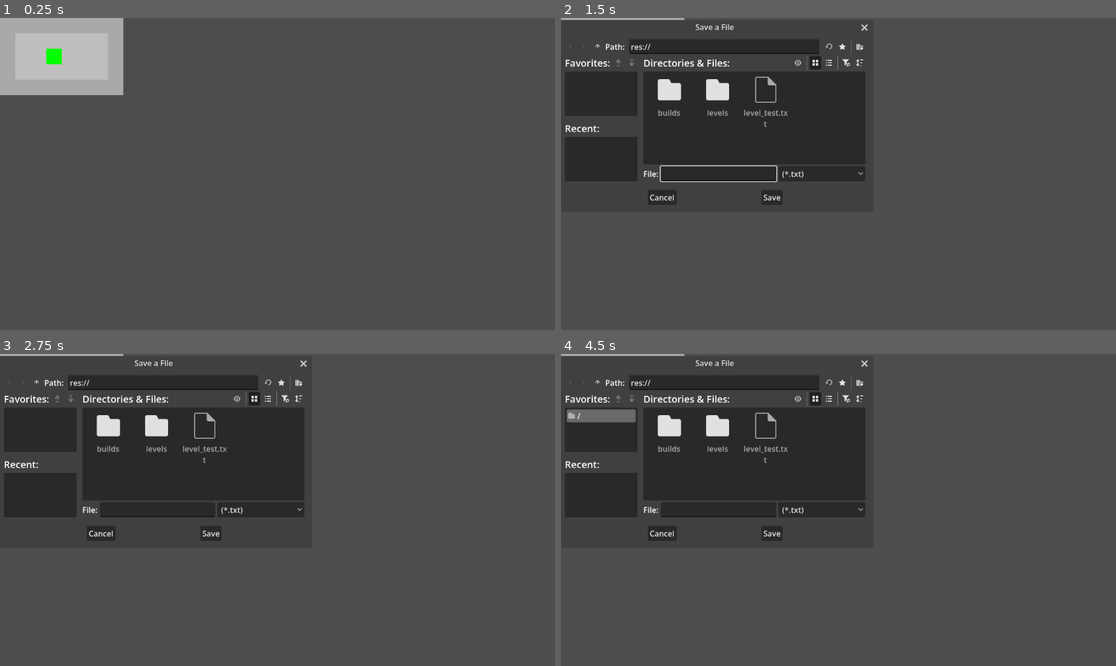
Above: before the commit, frames 1-4 (two rows, left to right).
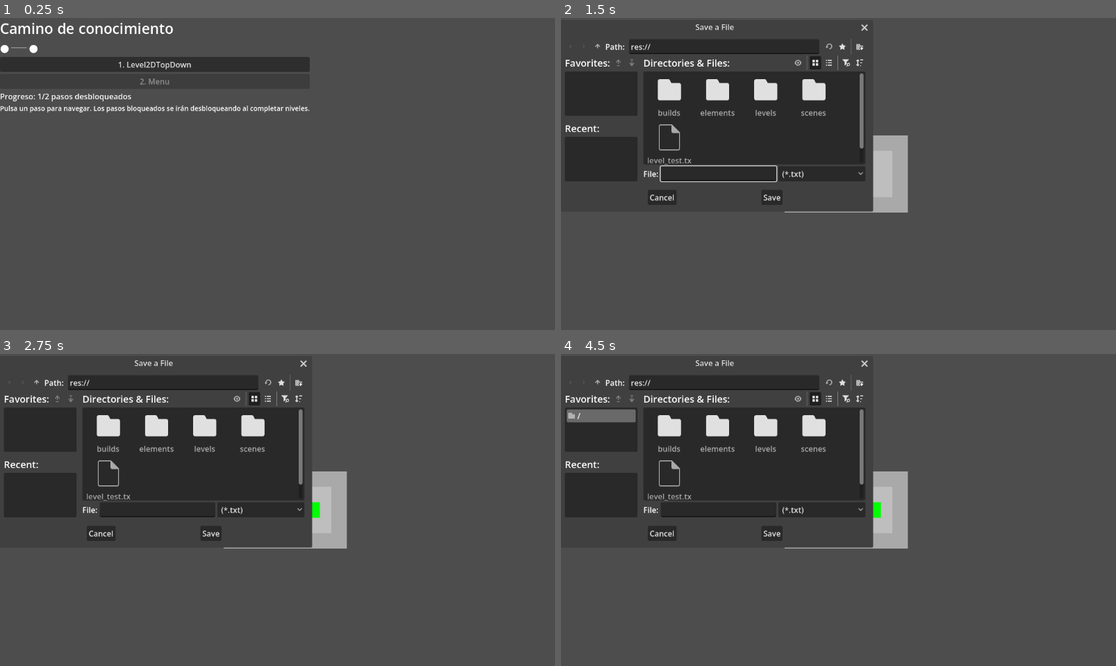
Above: after the commit, the same moments.

Repository: raultm/learn-godot
Game: Godot game, scene res://scenes/001-menu/menu.tscn
Two runs of this game, one before a commit and one after it. Both use one fixed random seed, a clock stepped at 60 frames per second and the inputs below. Before the commit the project starts from res://Level2DTopDown.tscn.
Inputs (mouse positions are in pixels of both pictures, inside the frame that each line leads up to):
- Up to frame 1 (0.25 s): no input
- Up to frame 2 (1.5 s): click (716, 64) at 0.5 s, where only the run after the commit has a clickable "1. Level2DTopDown"; tap Enter at 1.25 s; hold Right (ui_right) from 1.28 s (still down); tap L at 1.35 s
- Up to frame 3 (2.75 s): release Right (ui_right) at 2 s; click (38, 382) at 2 s
- Up to frame 4 (4.5 s): click (599, 382) at 2.75 s; click (827, 382) at 3.5 s; click (844, 382) at 4.25 s

The runs differ from the first frame. In frame 1, 7.9% of the frame differs, in the area x 0-56%, y 0-31%; in frame 2, 2.9%; in frame 3, 2.9%; in frame 4, 2.9%.

Commit message:
chore: :art: Estructuro en carpetas las escenas y ahora en el menu muestro las escenas

Diff:
--- a/Level2DTopDown.tscn
+++ /dev/null
@@ -1,7 +0,0 @@
-[gd_scene format=3 uid="uid://wh5an774241u"]
-
-[ext_resource type="Script" uid="uid://dgppwf11fshsp" path="res://level_2d_top_down.gd" id="1_tv8y1"]
-
-[node name="Level2dTopDown" type="Node2D" unique_id=655948461]
-script = ExtResource("1_tv8y1")
-level_path = "res://levels/level_01.txt"
--- /dev/null
+++ b/elements/Camera2d/SmartCamera2D.gd
@@ -0,0 +1,35 @@
+extends Camera2D
+
+@export var look_ahead_distance : float = 80
+@export var look_ahead_speed : float = 4
+@export var smoothing_speed : float = 5
+
+var player : CharacterBody2D
+var look_offset := Vector2.ZERO
+
+func _ready():
+	position_smoothing_enabled = true
+	position_smoothing_speed = smoothing_speed
+
+	drag_horizontal_enabled = true
+	drag_vertical_enabled = true
+
+	drag_left_margin = 0.2
+	drag_right_margin = 0.2
+	drag_top_margin = 0.2
+	drag_bottom_margin = 0.2
+
+
+func _process(delta):
+	if player == null:
+		return
+
+	var dir = player.velocity.normalized()
+
+	if dir.length() > 0:
+		var target = dir * look_ahead_distance
+		look_offset = look_offset.lerp(target, delta * look_ahead_speed)
+	else:
+		look_offset = look_offset.lerp(Vector2.ZERO, delta * look_ahead_speed)
+
+	offset = look_offset
--- /dev/null
+++ b/elements/Camera2d/SmartCamera2D.tscn
@@ -0,0 +1,3 @@
+[gd_scene format=3 uid="uid://dxc7eg8fj8c0q"]
+
+[node name="SmartCamera2d" type="Node2D" unique_id=1245345697]
--- a/menu.gd
+++ /dev/null
@@ -1,16 +0,0 @@
-extends Control
-
-
-# Called when the node enters the scene tree for the first time.
-func _ready() -> void:
-	pass # Replace with function body.
-
-
-# Called every frame. 'delta' is the elapsed time since the previous frame.
-func _process(delta: float) -> void:
-	pass
-
-
-func _on_inicio_pressed() -> void:
-	# get_tree().change_scene_to_file("res://menu.tscn")
-	print("Inicio pressed")
--- a/menu.tscn
+++ /dev/null
@@ -1,40 +0,0 @@
-[gd_scene format=3 uid="uid://vaymtpbjbg4b"]
-
-[ext_resource type="Script" uid="uid://h3qpltiqtdcs" path="res://menu.gd" id="1_lti8b"]
-
-[sub_resource type="StyleBoxFlat" id="StyleBoxFlat_vsb4k"]
-bg_color = Color(0.6, 0.3137255, 0.49803922, 1)
-corner_radius_top_left = 16
-corner_radius_top_right = 16
-corner_radius_bottom_right = 16
-corner_radius_bottom_left = 16
-shadow_color = Color(4907.2007, 0, 0, 0.6)
-shadow_offset = Vector2(0, 4)
-
-[node name="Menu" type="Control" unique_id=1902162039]
-layout_mode = 3
-anchors_preset = 15
-anchor_right = 1.0
-anchor_bottom = 1.0
-grow_horizontal = 2
-grow_vertical = 2
-script = ExtResource("1_lti8b")
-
-[node name="Button" type="Button" parent="." unique_id=2110945972]
-layout_mode = 1
-anchors_preset = 8
-anchor_left = 0.5
-anchor_top = 0.5
-anchor_right = 0.5
-anchor_bottom = 0.5
-offset_left = -76.5
-offset_top = -19.0
-offset_right = 76.5
-offset_bottom = 19.0
-grow_horizontal = 2
-grow_vertical = 2
-theme_override_font_sizes/font_size = 32
-theme_override_styles/normal = SubResource("StyleBoxFlat_vsb4k")
-text = "Inicio"
-
-[connection signal="pressed" from="Button" to="." method="_on_inicio_pressed"]
--- a/project.godot
+++ b/project.godot
@@ -11,7 +11,7 @@
 [application]
 
 config/name="learn-godot"
-run/main_scene="uid://wh5an774241u"
+run/main_scene="uid://vaymtpbjbg4b"
 config/features=PackedStringArray("4.6", "Forward Plus")
 boot_splash/show_image=false
 config/icon="res://icon.svg"
--- /dev/null
+++ b/scenes/001-menu/menu.gd
@@ -0,0 +1,178 @@
+extends Control
+
+const SCENES_ROOT = "res://scenes"
+const PROGRESS_FILE = "user://progress.cfg"
+
+var all_scenes : Array = []
+var max_unlocked : int = 0
+
+@onready var root_container: VBoxContainer = VBoxContainer.new()
+@onready var path_container: HBoxContainer = HBoxContainer.new()
+@onready var steps_container: VBoxContainer = VBoxContainer.new()
+@onready var progress_label: Label = Label.new()
+
+func _ready() -> void:
+	# UI construido completamente desde script
+	root_container.name = "Root"
+	root_container.anchors_preset = Control.PRESET_FULL_RECT
+	# El nodo ya se ancla a todo el rectángulo; los márgenes se pueden ajustar con un contenedor padre si se desea.
+	root_container.size_flags_horizontal = Control.SIZE_EXPAND_FILL
+	root_container.size_flags_vertical = Control.SIZE_EXPAND_FILL
+	add_child(root_container)
+
+	var title = Label.new()
+	title.text = "Camino de conocimiento"
+	title.add_theme_font_size_override("font_size", 30)
+	root_container.add_child(title)
+
+	path_container.name = "PathLine"
+	root_container.add_child(path_container)
+
+	steps_container.name = "StepsList"
+	root_container.add_child(steps_container)
+
+	progress_label.name = "ProgressInfo"
+	root_container.add_child(progress_label)
+
+	var hint = Label.new()
+	hint.text = "Pulsa un paso para navegar. Los pasos bloqueados se irán desbloqueando al completar niveles."
+	hint.add_theme_font_size_override("font_size", 14)
+	root_container.add_child(hint)
+
+	var spacer = Control.new()
+	spacer.size_flags_vertical = Control.SIZE_EXPAND_FILL
+	root_container.add_child(spacer)
+
+	all_scenes = _find_all_scene_files(SCENES_ROOT)
+	if all_scenes.is_empty():
+		title.text = "No hay escenas encontradas en scenes/."
+		return
+
+	all_scenes = _sort_scene_path_list(all_scenes)
+	max_unlocked = _load_progress()
+	if max_unlocked >= all_scenes.size():
+		max_unlocked = all_scenes.size() - 1
+
+	_update_progress_info()
+	_render_path_line()
+	_render_steps_list()
+
+func _find_all_scene_files(dir_path: String) -> Array:
+	var result: Array = []
+	var dir = DirAccess.open(dir_path)
+	if dir == null:
+		return result
+
+	dir.list_dir_begin()
+	var name = dir.get_next()
+	while name != "":
+		# Omitir directorios invisibles y referencias . y ..
+		if name == "." or name == "..":
+			name = dir.get_next()
+			continue
+
+		var path = dir_path.path_join(name)
+		if dir.current_is_dir():
+			result += _find_all_scene_files(path)
+		elif name.to_lower().ends_with(".tscn"):
+			result.append(path)
+		name = dir.get_next()
+	dir.list_dir_end()
+	return result
+
+func _sort_scene_path_list(list_paths: Array) -> Array:
+	list_paths.sort_custom(Callable(self, "_scene_path_cmp"))
+	return list_paths
+
+func _scene_path_cmp(a, b):
+	var a_name = a.get_file().get_basename()
+	var b_name = b.get_file().get_basename()
+	var a_key = _extract_order_key(a_name)
+	var b_key = _extract_order_key(b_name)
+	if a_key != b_key:
+		return a_key - b_key
+	return a_name.casecmp_to(b_name)
+
+func _extract_order_key(name: String) -> int:
+	var digits = ""
+	for c in name:
+		if c >= "0" and c <= "9":
+			digits += c
+		else:
+			break
+	if digits == "":
+		return 9999
+	return digits.to_int()
+
+func _friendly_scene_name(scene_path: String) -> String:
+	var name = scene_path.get_file().get_basename()
+	var i = 0
+	while i < name.length() and name[i] >= "0" and name[i] <= "9":
+		i += 1
+	if i < name.length() and name[i] in ["-", "_", ".", " "]:
+		name = name.substr(i + 1, name.length())
+	elif i > 0:
+		name = name.substr(i, name.length())
+	name = name.replace("_", " ").replace("-", " ")
+	name = name.strip_edges()
+	if name.length() > 0:
+		name = name[0].to_upper() + name.substr(1)
+	return name
+
+func _render_path_line() -> void:
+	for child in path_container.get_children():
+		child.queue_free()
+	for i in range(all_scenes.size()):
+		var dot = Label.new()
+		var completed = i <= max_unlocked
+		dot.text = "●"
+		# dot.add_theme_color_override("font_color", completed ? Color(0.2, 0.8, 0.4) : Color(0.6, 0.6, 0.6))
+		dot.add_theme_font_size_override("font_size", 22)
+		path_container.add_child(dot)
+
+		if i < all_scenes.size() - 1:
+			var line = Label.new()
+			line.text = "───"
+			line.add_theme_color_override("font_color", Color(0.6, 0.6, 0.6))
+			line.add_theme_font_size_override("font_size", 18)
+			path_container.add_child(line)
+
+func _render_steps_list() -> void:
+	for child in steps_container.get_children():
+		child.queue_free()
+
+	for i in range(all_scenes.size()):
+		var scene_path = all_scenes[i]
+		var button = Button.new()
+		button.text = "%d. %s" % [i + 1, _friendly_scene_name(scene_path)]
+		button.toggle_mode = false
+		button.disabled = i > max_unlocked
+		var cb = Callable(self, "_on_scene_button_pressed").bind(scene_path, i)
+		button.connect("pressed", cb)
+		steps_container.add_child(button)
+
+func _on_scene_button_pressed(scene_path: String, index: int) -> void:
+	if get_tree().change_scene_to_file(scene_path) == OK:
+		_save_progress(index)
+
+func _load_progress() -> int:
+	var cfg = ConfigFile.new()
+	var err = cfg.load(PROGRESS_FILE)
+	if err != OK:
+		return 0
+	return int(cfg.get_value("menu", "max_unlocked", 0))
+
+func _save_progress(index: int) -> void:
+	max_unlocked = max(max_unlocked, index)
+	var cfg = ConfigFile.new()
+	cfg.set_value("menu", "max_unlocked", max_unlocked)
+	cfg.save(PROGRESS_FILE)
+	_update_progress_info()
+
+func _update_progress_info() -> void:
+	var current = max_unlocked + 1
+	var total = all_scenes.size()
+	progress_label.text = "Progreso: %d/%d pasos desbloqueados" % [current, total]
+
+func _on_inicio_pressed() -> void:
+	print("Inicio pressed")
--- /dev/null
+++ b/scenes/001-menu/menu.tscn
@@ -0,0 +1,12 @@
+[gd_scene format=3 uid="uid://vaymtpbjbg4b"]
+
+[ext_resource type="Script" uid="uid://b0flmyti6d1d2" path="res://scenes/001-menu/menu.gd" id="1_jpyha"]
+
+[node name="Menu" type="Control" unique_id=1902162039]
+layout_mode = 3
+anchors_preset = 15
+anchor_right = 1.0
+anchor_bottom = 1.0
+grow_horizontal = 2
+grow_vertical = 2
+script = ExtResource("1_jpyha")
--- /dev/null
+++ b/scenes/002-2d-topdown/Level2DTopDown.tscn
@@ -0,0 +1,6 @@
+[gd_scene format=3 uid="uid://wh5an774241u"]
+
+[ext_resource type="Script" uid="uid://bfw13fmebvca4" path="res://scenes/002-2d-topdown/level_2d_top_down.gd" id="1_ovlv5"]
+
+[node name="Level2dTopDown" type="Node2D" unique_id=655948461]
+script = ExtResource("1_ovlv5")
--- a/level_2d_top_down.gd
+++ b/scenes/002-2d-topdown/level_2d_top_down.gd
@@ -2,17 +2,20 @@
 
 @export var level_path : String
 @export var tile_size : int = 32
+const DEFAULT_LEVEL := "res://levels/level_01.txt"
 
 var grid := []
 var player : CharacterBody2D  # cambiar a CharacterBody2D
 var file_dialog : FileDialog
 
 func _ready():
-	if level_path == "":
-		push_error("No hay level_path definido")
+	if level_path == "" or level_path == null:
+		level_path = DEFAULT_LEVEL
+
+	if not load_level(level_path):
+		push_error("No se pudo cargar el nivel: %s" % level_path)
 		return
 
-	load_level(level_path)
 	build_level()
 
 	# Crear el FileDialog
@@ -36,18 +39,23 @@
 			child.queue_free()
 	player = null  # resetear el player
 
-func load_level(path):
+func load_level(path: String) -> bool:
 	if not FileAccess.file_exists(path):
 		push_error("No existe: " + path)
-		return
+		return false
 
 	var file = FileAccess.open(path, FileAccess.READ)
+	if file == null:
+		push_error("No se pudo abrir: " + path)
+		return false
+
 	grid.clear()
 
 	while not file.eof_reached():
 		grid.append(file.get_line())
 
 	file.close()
+	return true
 
 func build_level():
 	for y in range(grid.size()):
@@ -92,6 +100,7 @@
 
 func spawn_player(pos):
 	player = CharacterBody2D.new()
+
 	var collision = CollisionShape2D.new()
 	var shape = RectangleShape2D.new()
 	shape.size = Vector2(tile_size, tile_size)
@@ -106,6 +115,26 @@
 
 	player.position = pos + Vector2(tile_size/2, tile_size/2)
 	player.z_index = 10
+
+	# Cámara
+	var camera = Camera2D.new()
+	camera.enabled = true
+
+	# Activar zona muerta
+	camera.drag_horizontal_enabled = true
+	camera.drag_vertical_enabled = true
+
+	# Tamaño de la zona donde el jugador puede moverse sin mover la cámara
+	camera.drag_left_margin = 0.2
+	camera.drag_right_margin = 0.2
+	camera.drag_top_margin = 0.2
+	camera.drag_bottom_margin = 0.2
+
+	camera.position_smoothing_enabled = true
+	camera.position_smoothing_speed = 5
+
+	player.add_child(camera)
+
 	add_child(player)
 
 func _process(delta):
Not shown, added: elements/Camera2d/SmartCamera2D.gd.uid
Not shown, removed: level_2d_top_down.gd.uid
Not shown, changed: level_test.txt
Not shown, removed: menu.gd.uid
Not shown, added: scenes/001-menu/menu.gd.uid
Not shown, added: scenes/002-2d-topdown/level_2d_top_down.gd.uid
Not shown, changed: README.md
